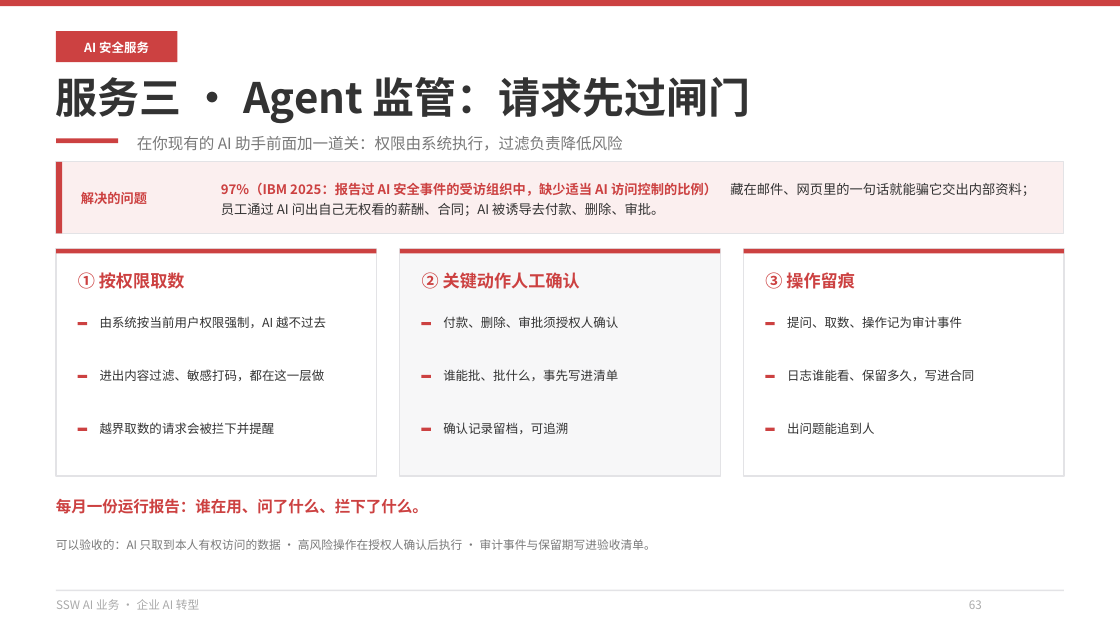
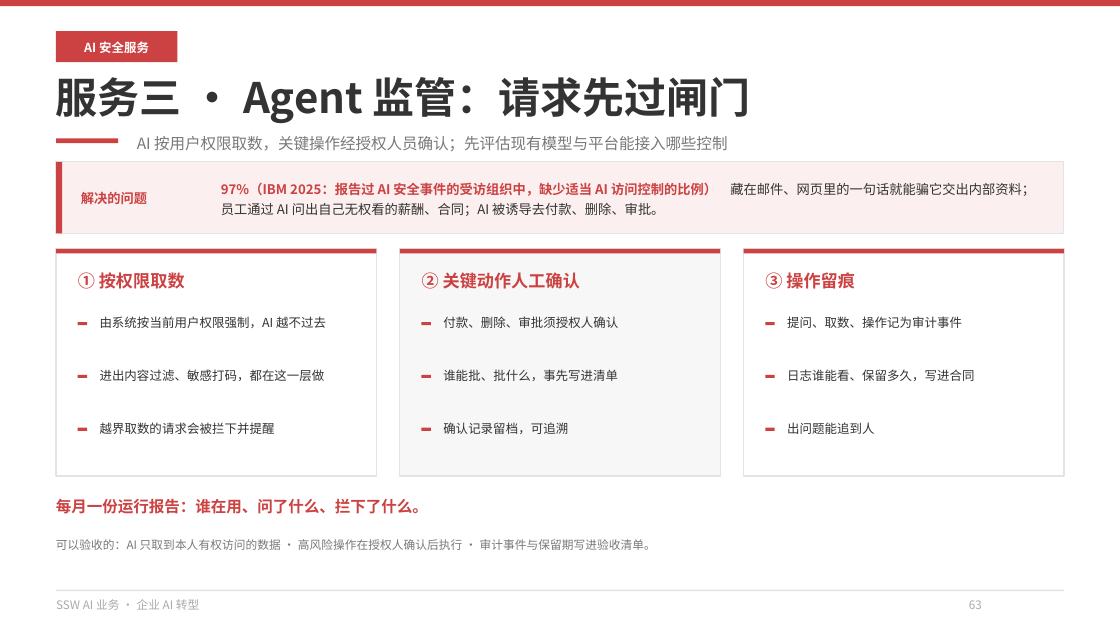
Before and after one commit to hveraus/ssw-business, a slide deck: slide 63 of SSW AI 业务_v2/SSW AI 业务_v3.pptx. Drawn at 1120x630 pixels with LibreOffice and Linux fonts; fonts in the diff are those of the drawing. Boxes give left, top, right and bottom in pixels: in the first picture for what was removed or moved away, otherwise in the second. Text is boxed around its words. In the diff, an @@ line names an element or a change of style, - is before the commit and + after.

Commit message:
第八部分措辞按评审改写（12 处）
- P58 分隔页：改为「现有安全工具继续用，业务权限和流程还要单独验证」，导览行「查系统 · 审代码 · 管助手」
- P60 盲区页：标题改「哪些业务风险需要单独验证？」，页底改「现有安全工具继续用，业务权限和流程单独验证」
- P59 三项服务：标题改「查现有系统 · 审代码与工具 · 管运行中的助手」，卡标签改「现有系统 / 运行中的助手」
- P61 服务一：问题条以「攻击者可以借助 AI 批量尝试」开头并接订单权限例子；四步改动词「多权限账号验证 / 确认影响并出报告」
- P62 服务二：标题改「AI 写的代码、员工搭的工具，上线前怎么审？」，成果改「员工自建工具上线前完成权限和数据检查」
- P63 服务三：副标改「AI 按用户权限取数，关键操作经授权人员确认；先评估现有模型与平台能接入哪些控制」
- P64 架构：标题改「数据存在哪，什么情况下会发给外部模型？」
- P65 报告：标题改「一条安全问题，报告里怎么写？」，三项改影响/修复建议/复测结果，页底与「SSW 内部实践」标签同步
- P66 诊断：标题改「选一个模块，做一次 3 天安全诊断」，副标写交付内容，不收费口径并入页底
- P34 数据安全：副标改「部署前，先和你确认这四件事」，第三卡改「哪些数据可以发给外部模型」

```diff
--- a/SSW AI 业务_v2/SSW AI 业务_v3.pptx
+++ b/SSW AI 业务_v2/SSW AI 业务_v3.pptx
@@ text at (137, 136, 727, 151): text changed @@
-在你现有的 AI 助手前面加一道关：权限由系统执行，过滤负责降低风险
+AI 按用户权限取数，关键操作经授权人员确认；先评估现有模型与平台能接入哪些控制
```
Also in this commit, not shown: 10 other slides changed, 1 other file.
